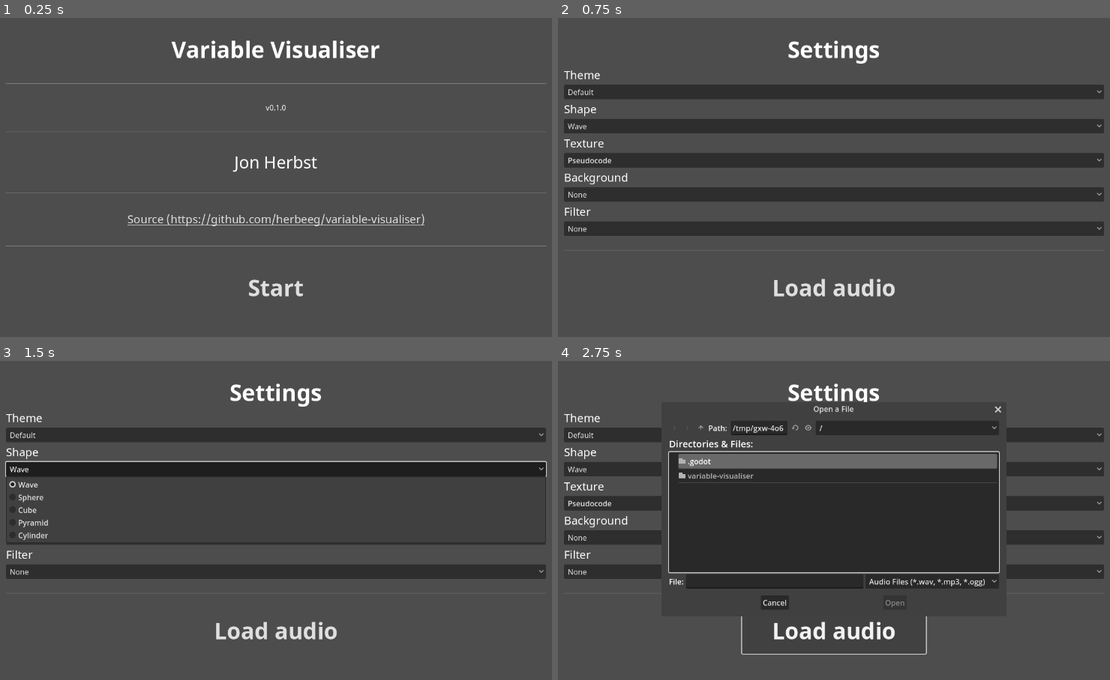
Above: before the commit, frames 1-4 (two rows, left to right).
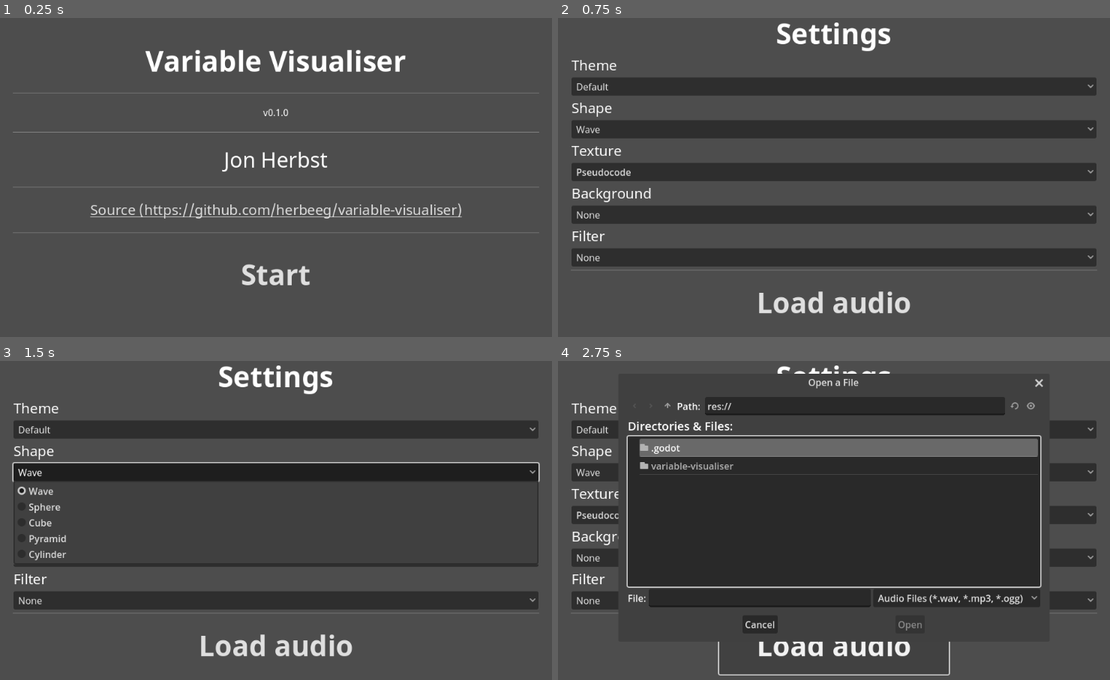
Above: after the commit, the same moments.

Repository: herbeeg/variable-visualiser
Game: Godot game, scene res://variable-visualiser/Root.tscn
Same seed, same stepped clock (60 frames per second), same inputs: the game is played once before the commit and once after it.
Inputs:
- Up to frame 1 (0.25 s): no input
- Up to frame 2 (0.75 s): click "Start" at 0.5 s
- Up to frame 3 (1.5 s): click "Wave" at 1.25 s
- Up to frame 4 (2.75 s): click "Load audio" at 2 s

The runs differ from the first frame. In frame 1, 6.3% of the frame differs, in the area x 0-100%, y 7-88%; in frame 2, 33%, in the area x 1-99%, y 1-93%; in frame 3, 18%; in frame 4, 22%.

Commit message:
Changing viewport to fullscreen, loading and streaming audio files from local project resources and displaying duration to 2dp

Diff:
--- a/project.godot
+++ b/project.godot
@@ -21,10 +21,10 @@
 
 [display]
 
-window/size/viewport_width=1280
-window/size/viewport_height=720
+window/size/viewport_width=1024
+window/size/viewport_height=576
+window/size/mode=3
 window/size/resizable=false
-window/size/borderless=true
 
 [rendering]
 
--- a/variable-visualiser/FileHandler/Finder.gd
+++ b/variable-visualiser/FileHandler/Finder.gd
@@ -13,8 +13,8 @@
 	self.popup_centered_clamped(Vector2(720, 420))
 	# Only allow specific audio files to be selected.
 	self.add_filter('*.wav, *.mp3, *.ogg', 'Audio Files')
-	# Permit access to the entire filesystem.
-	self.access = FileDialog.ACCESS_FILESYSTEM
+	# Only permit access to the local Godot project resources.
+	self.access = FileDialog.ACCESS_RESOURCES
 	# Avoid warping of audio file selection dialog.
 	self.unresizable = true
 
--- a/variable-visualiser/Root.gd
+++ b/variable-visualiser/Root.gd
@@ -3,6 +3,8 @@
 var menu = null
 var settings = null
 var finder = null
+var viewport = null
+var overlay = null
 
 func _ready():
 	menu = create_instance('res://variable-visualiser/UI/Menu.tscn')
@@ -34,6 +36,14 @@
 	GlobalSettings.visual['background'] = settings_container_parent.get_child(7).get_item_text(settings_container_parent.get_child(7).get_selected_id()).to_lower()
 	GlobalSettings.visual['filter'] = settings_container_parent.get_child(9).get_item_text(settings_container_parent.get_child(9).get_selected_id()).to_lower()
 
+func generateAudioStream(path : String) -> void:
+	var sample = load(path)
+	var player = AudioStreamPlayer.new()
+	player.stream = sample
+
+	self.add_child(player)
+	player.play()
+
 func _startButtonPressed() -> void:
 	self.remove_child(menu)
 	self.add_child(settings)
@@ -50,3 +60,13 @@
 
 func _loadAudioFileSelected(path : String, ident : String) -> void:
 	gatherConfig()
+
+	viewport = create_instance('res://variable-visualiser/Viewports/Base.tscn')
+	overlay = create_instance('res://variable-visualiser/UI/Overlay.tscn')
+
+	self.remove_child(settings)
+	self.add_child(viewport)
+
+	generateAudioStream(path)
+
+	viewport.add_child(overlay)
--- /dev/null
+++ b/variable-visualiser/UI/Overlay.gd
@@ -0,0 +1,12 @@
+extends MarginContainer
+
+var elapsed = 0.0
+var timer_instance = null
+
+func _ready():
+	timer_instance = get_node('TimerLabel')
+	timer_instance.text = '%3.2f' % elapsed
+
+func _process(delta):
+	elapsed += delta
+	timer_instance.text = '%3.2f' % elapsed
--- /dev/null
+++ b/variable-visualiser/UI/Overlay.tscn
@@ -0,0 +1,19 @@
+[gd_scene load_steps=3 format=3 uid="uid://4tfbiht0odya"]
+
+[ext_resource type="FontFile" uid="uid://ccs47sgkgku4n" path="res://variable-visualiser/Assets/Fonts/NotoSans-Regular.ttf" id="1_ovqui"]
+[ext_resource type="Script" path="res://variable-visualiser/UI/Overlay.gd" id="1_tjm2q"]
+
+[node name="Overlay" type="MarginContainer"]
+anchors_preset = 15
+anchor_right = 1.0
+anchor_bottom = 1.0
+grow_horizontal = 2
+grow_vertical = 2
+script = ExtResource("1_tjm2q")
+
+[node name="TimerLabel" type="Label" parent="."]
+layout_mode = 2
+size_flags_horizontal = 0
+size_flags_vertical = 0
+theme_override_fonts/font = ExtResource("1_ovqui")
+theme_override_font_sizes/font_size = 24
--- /dev/null
+++ b/variable-visualiser/Viewports/Base.gd
@@ -0,0 +1,7 @@
+extends Node3D
+
+func _ready():
+	return
+
+func _process(delta):
+	pass
--- /dev/null
+++ b/variable-visualiser/Viewports/Base.tscn
@@ -0,0 +1,6 @@
+[gd_scene load_steps=2 format=3 uid="uid://cq3ueab2dryr2"]
+
+[ext_resource type="Script" path="res://variable-visualiser/Viewports/Base.gd" id="1_nftm1"]
+
+[node name="Base" type="Node3D"]
+script = ExtResource("1_nftm1")
--- /dev/null
+++ b/variable-visualiser/Viewports/Wave.tscn
@@ -0,0 +1,3 @@
+[gd_scene format=3 uid="uid://cbikti0gqdwgg"]
+
+[node name="Wave" type="Node3D"]
Not shown, changed: .gitignore
